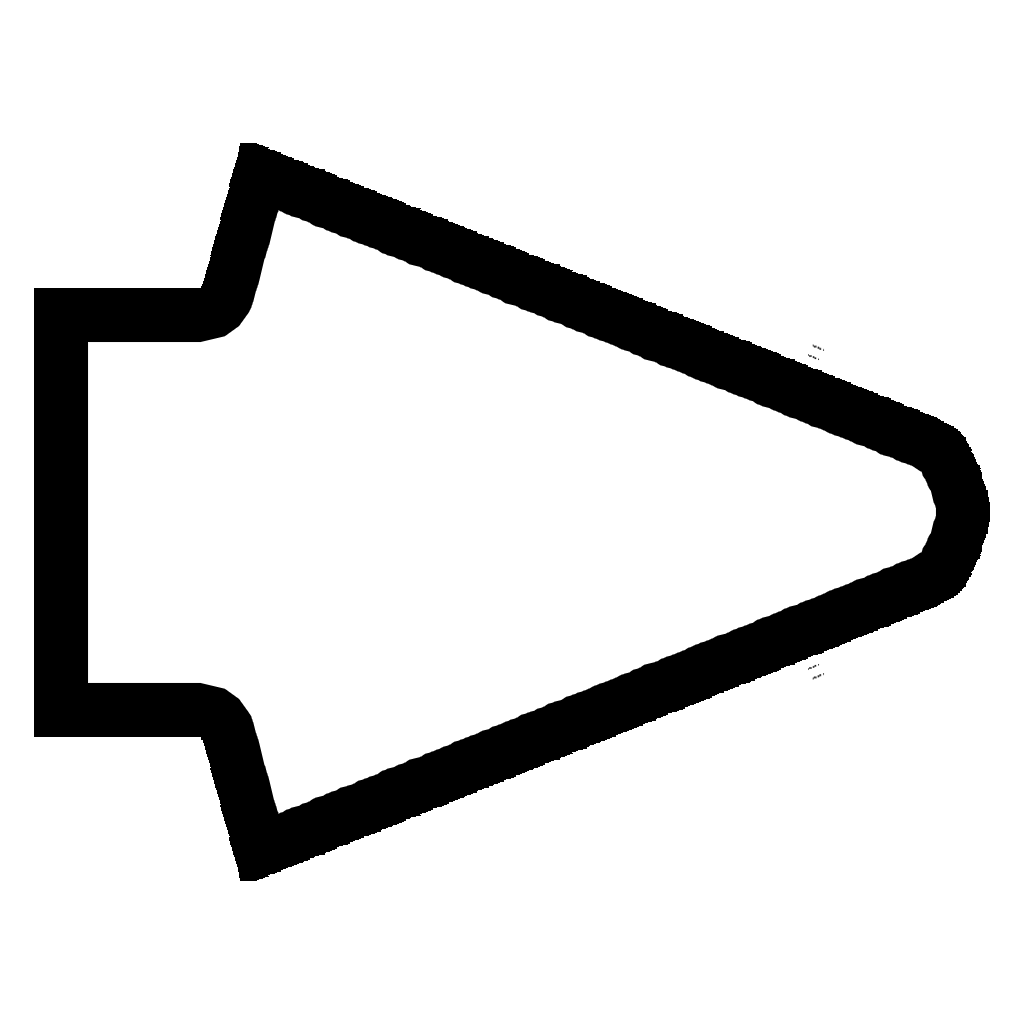
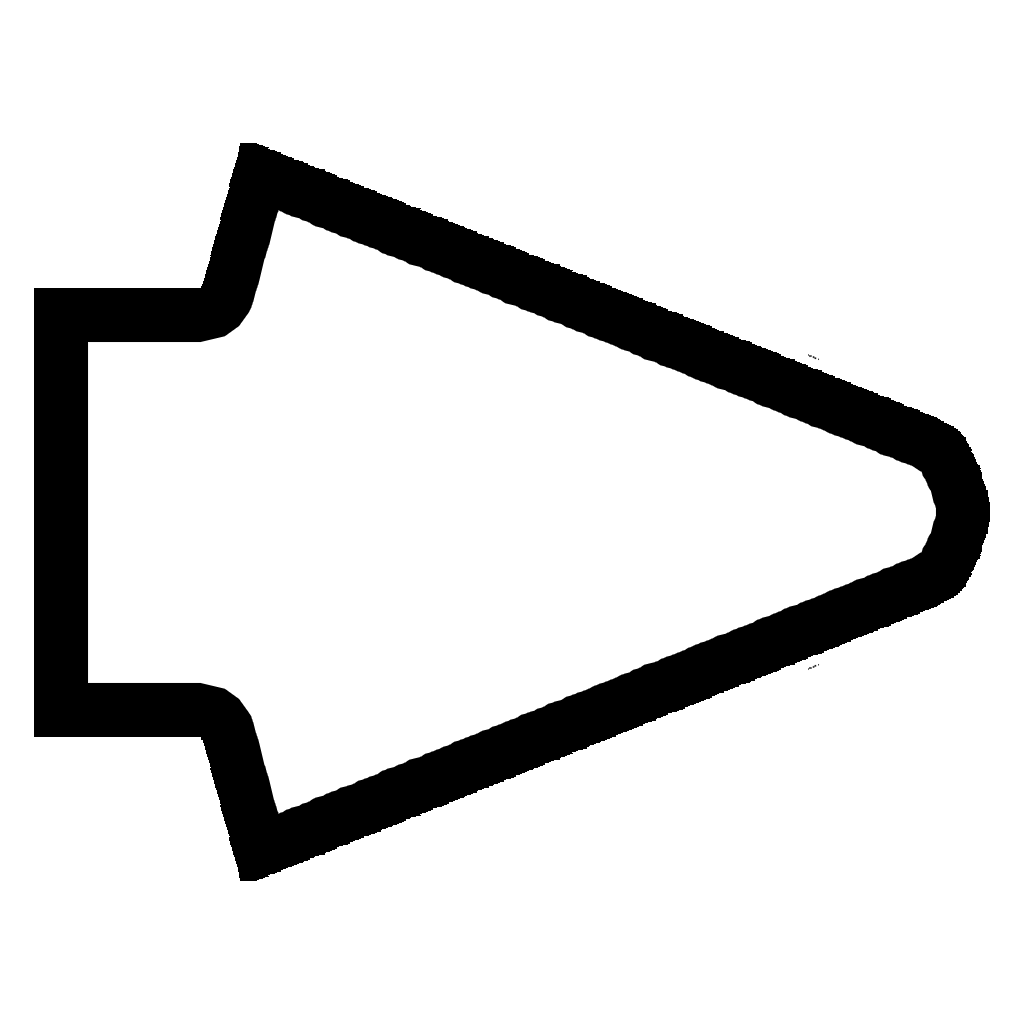
Comparing the layer stacks of the two (1024, 1024) images. Changes:
hid "Layer 2" over (812, 344, 825, 680)
